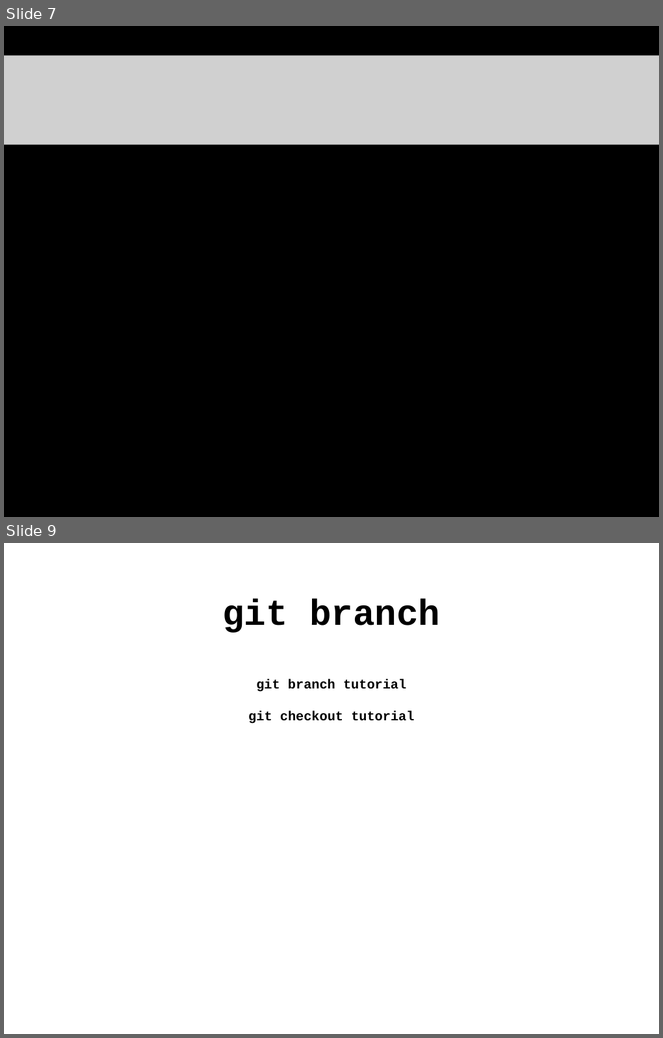
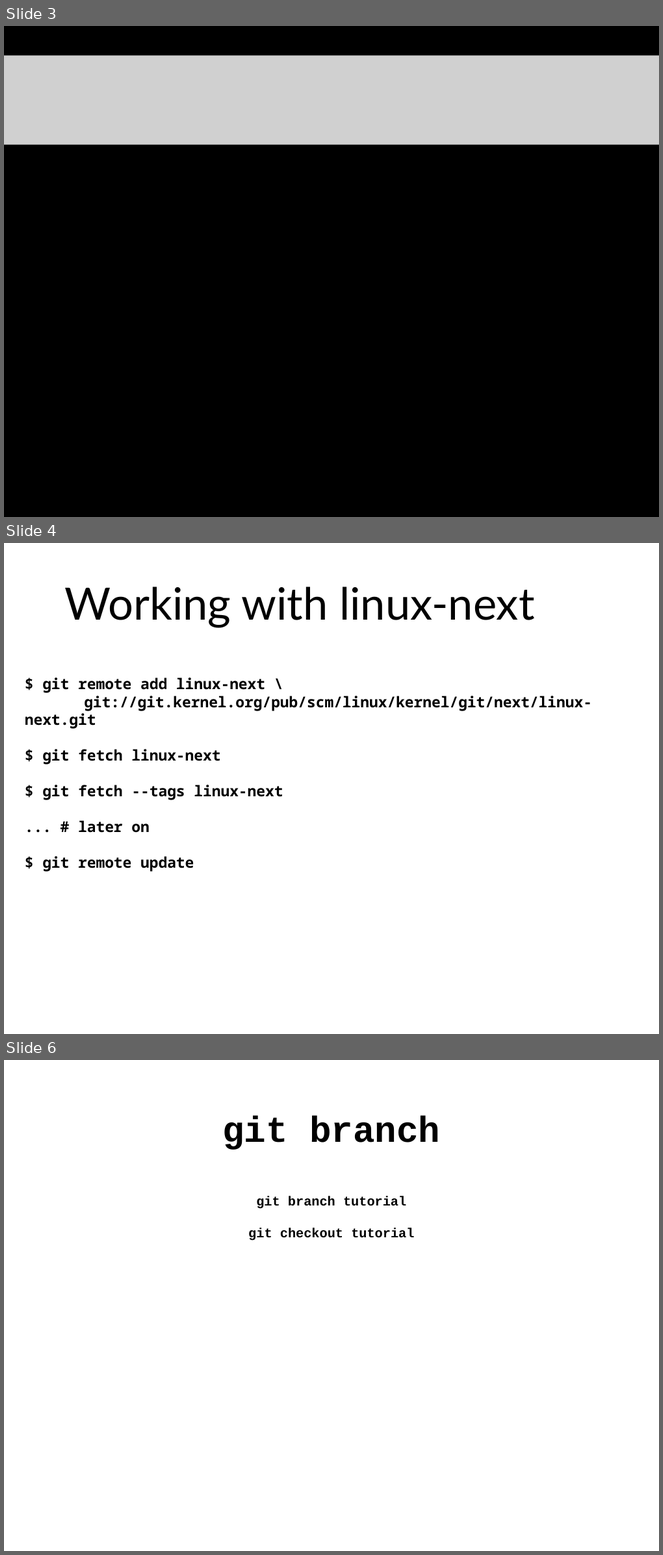
Before and after one commit to gregkh/kernel-tutorial, a slide deck: kernel_patch_tutorial.odp. Shown one above the other, each under a label of ours: slides 7 and 9 before the commit, slides 3, 4 and 6 after it; the slides between them are not shown. The pictures are 663x1038 and 663x1555 pixels, drawn with LibreOffice and Linux fonts; fonts in the diff are those of the drawing; grey boxes stand for pictures. Boxes give left, top, right and bottom in pixels: in the first picture for what was removed or moved away, otherwise in the second. Text is boxed around its words. In the diff, an @@ line names an element or a change of style, - is before the commit and + after.

```diff
--- a/kernel_patch_tutorial.odp
+++ b/kernel_patch_tutorial.odp
@@ slide 4 added at (x1=4, y1=543, x2=659, y2=1034), background #FFFFFF @@
@@ text added at (x1=64, y1=587, x2=534, y2=628), 54 pt, text #000000 @@
+Working with linux-next
@@ text added at (x1=25, y1=678, x2=592, y2=833), 18 pt, text #000000, bold @@
+$ git remote add linux-next \
+git://git.kernel.org/pub/scm/linux/kernel/git/next/linux-next.git
+$ git fetch linux-next
+$ git fetch --tags linux-next
+... # later on
+$ git remote update
@@ what was slide 7 is now slide 3 @@
@@ what was slide 9 is now slide 6 @@
```
Also in this commit, not shown: 14 slides changed, 3 other slides added, 1 other file.
